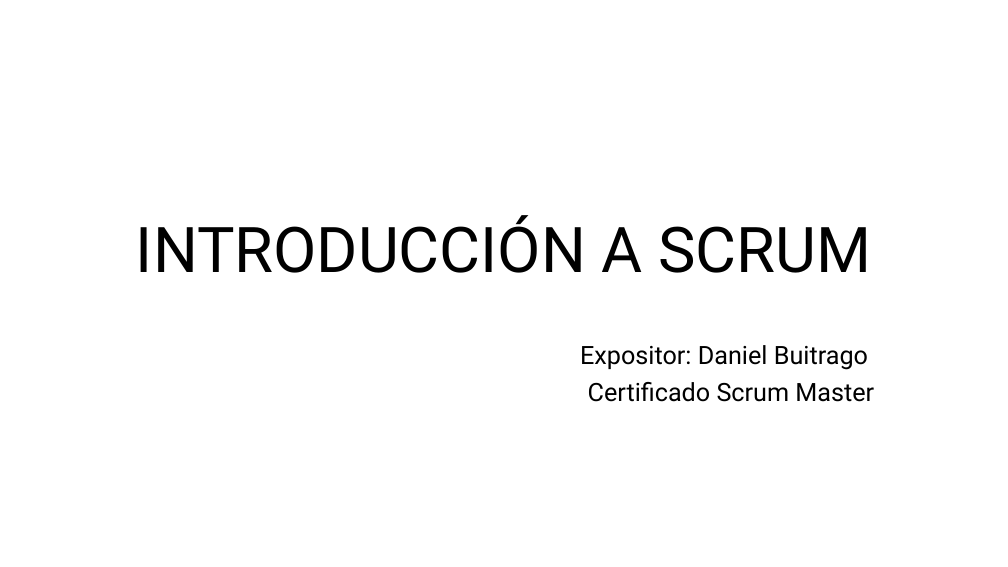
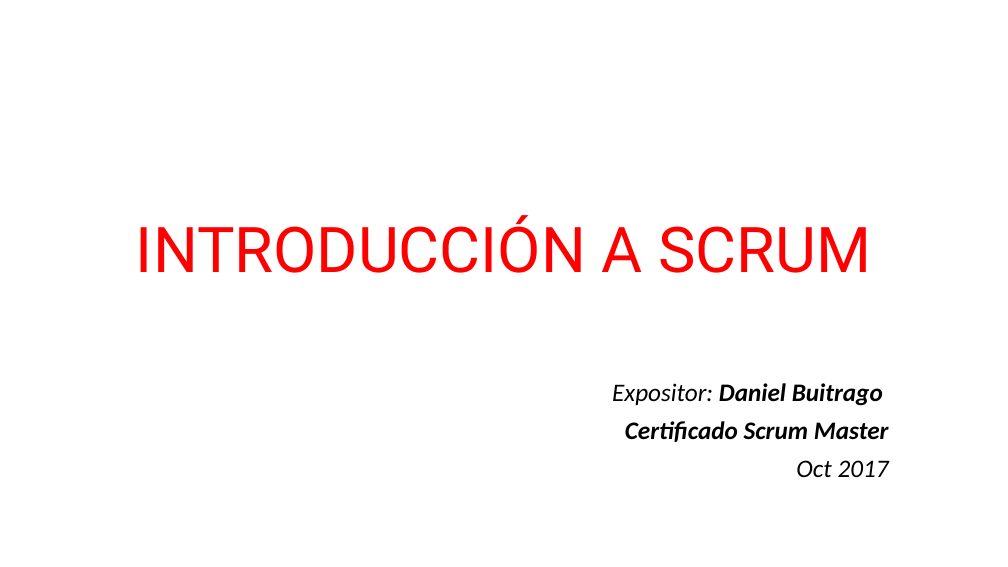
Before and after one commit to daniiel/cursos, a slide deck: slide 17 of Scrum/introduccion a scrum.pptx (slide 1 before the commit). Drawn at 1008x567 pixels with LibreOffice and Linux fonts; fonts in the diff are those of the drawing. Boxes give left, top, right and bottom in pixels: in the first picture for what was removed or moved away, otherwise in the second. Text is boxed around its words. In the diff, an @@ line names an element or a change of style, - is before the commit and + after.

Commit message:
actualizacion scrum

```diff
--- a/Scrum/introduccion a scrum.pptx
+++ b/Scrum/introduccion a scrum.pptx
@@ title "INTRODUCCIÓN A SCRUM" at (136, 215, 871, 273): text colour #000000 to #FF0000 @@
@@ subtitle at (612, 383, 889, 442): font Roboto to Calibri, italic on in "Expositor: Daniel Buitrago", "Certificado Scrum Master"; bold on in "Daniel Buitrago", "Certificado Scrum Master" @@
@@ subtitle at (796, 460, 889, 477): paragraph added @@
+Oct 2017
```
Also in this commit, not shown: 4 other slides changed, 28 slides added.
